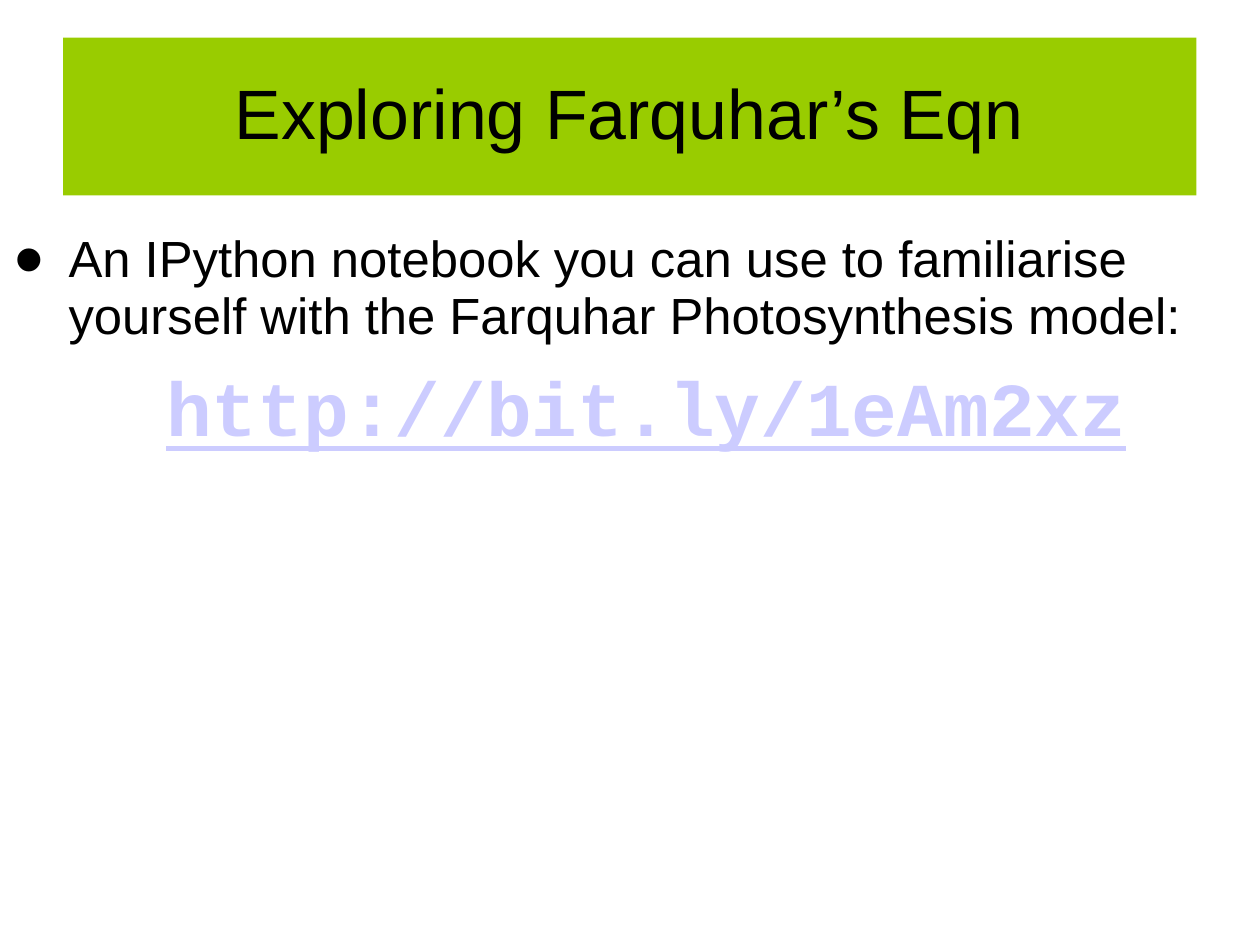
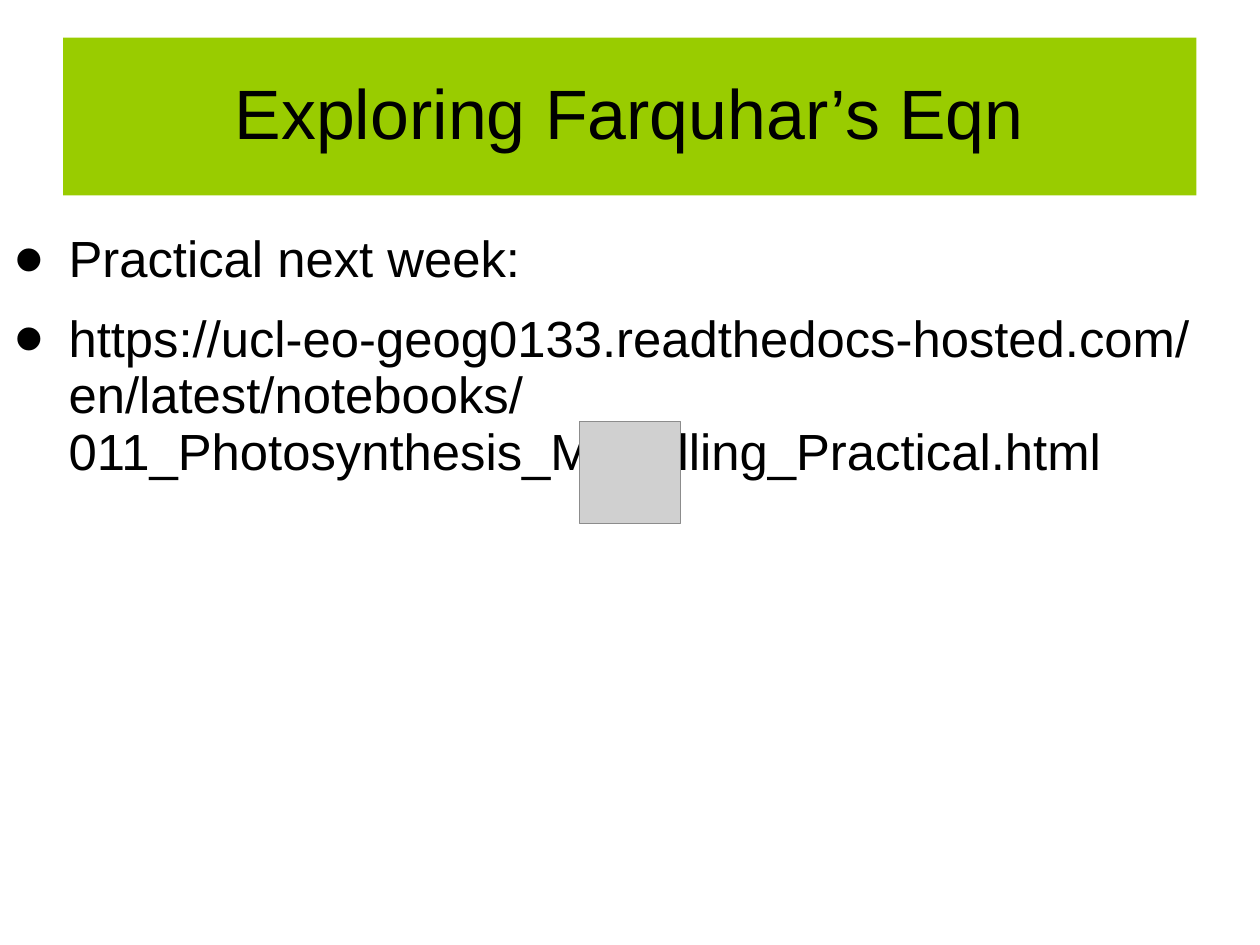
Before and after one commit to UCL-EO/geog0133, a slide deck: slide 7 of docs/ppt/GEOG0113-010.pptx. Drawn at 1260x945 pixels with LibreOffice and Linux fonts; fonts in the diff are those of the drawing; grey boxes stand for pictures; background and template pictures are left out. Boxes give left, top, right and bottom in pixels: in the first picture for what was removed or moved away, otherwise in the second. Text is boxed around its words. In the diff, an @@ line names an element or a change of style, - is before the commit and + after.

```diff
--- a/docs/ppt/GEOG0113-010.pptx
+++ b/docs/ppt/GEOG0113-010.pptx
@@ text at box(69, 240, 1190, 481): text changed @@
-• An IPython notebook you can use to familiarise yourself with the Farquhar Photosynthesis model:
-http://bit.ly/1eAm2xz
+• Practical next week:
+• https://ucl-eo-geog0133.readthedocs-hosted.com/en/latest/notebooks/011_Photosynthesis_Modelling_Practical.html
@@ picture added at box(580, 422, 681, 524) @@
```
Also in this commit, not shown: 8 other slides changed, 2 slides added, 2 slides removed.
